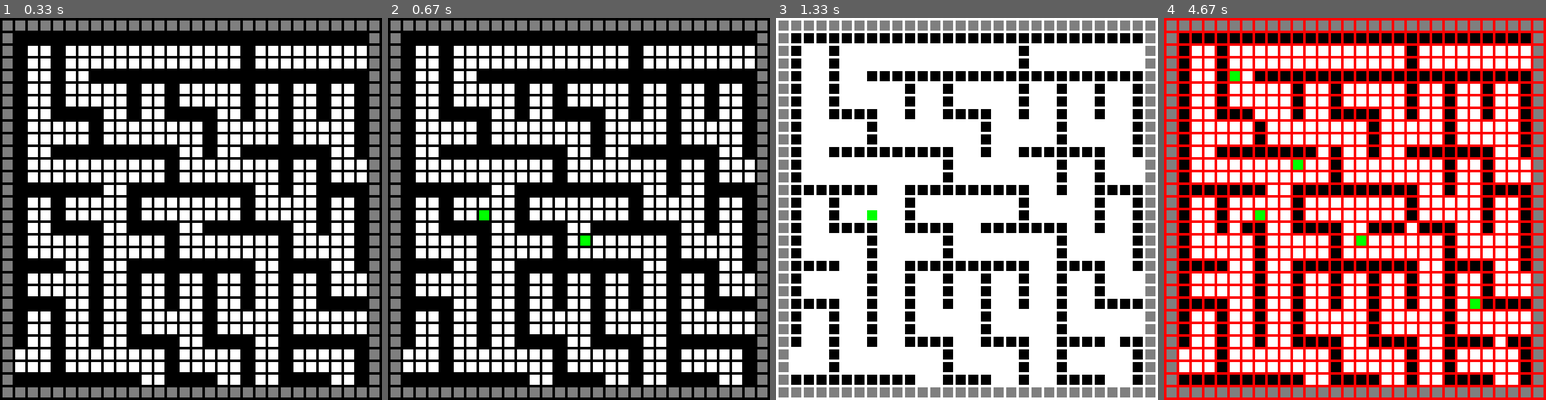
Above: before the commit, frames 1-4 (left to right).
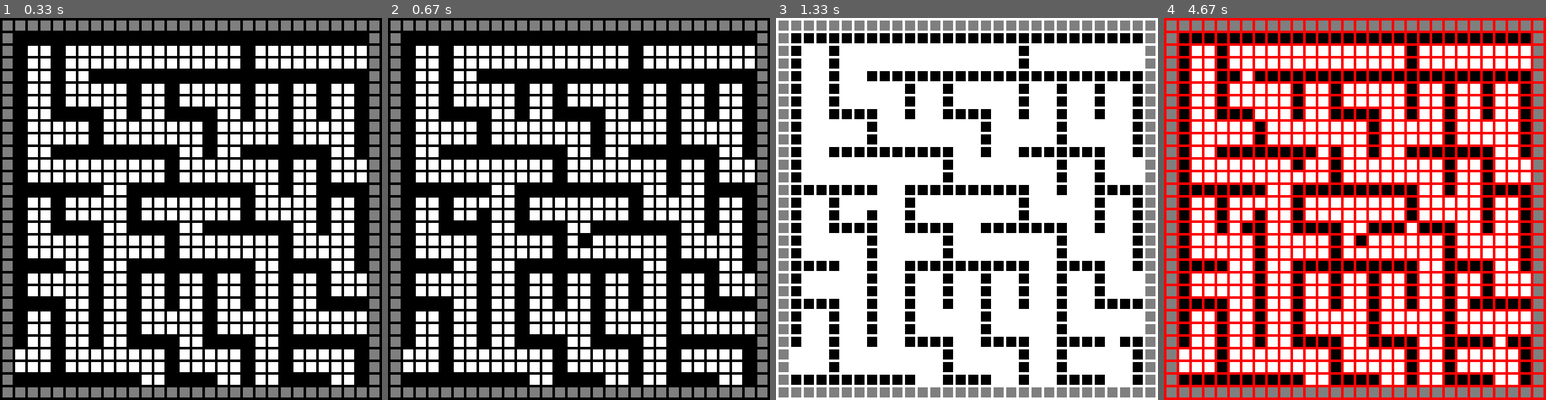
Above: after the commit, the same moments.

Repository: MaxPerk/4633-AI-Project
Game: pygame game, started from pygame_test.py
The game is run twice, just before and just after one commit, with the same random seed, the same clock (stepped at 60 frames per second) and the same inputs.
Inputs (mouse positions are in pixels of both pictures, inside the frame that each line leads up to):
- Up to frame 1 (0.33 s): no input
- Up to frame 2 (0.67 s): press the mouse at (579, 235) at 0.37 s; move the mouse to (533, 224) at 0.47 s; release the mouse at (487, 212) at 0.6 s
- Up to frame 3 (1.33 s): press the mouse at (967, 235) at 0.7 s; move the mouse to (1035, 289) at 0.8 s; release the mouse at (1108, 342) at 0.93 s; tap W at 1 s
- Up to frame 4 (4.67 s): tap K at 1.33 s; tap G at 1.67 s; tap B at 2 s; hold R 2.33-2.8 s; press the mouse at (1355, 235) at 2.87 s; move the mouse to (1297, 155) at 2.97 s; release the mouse at (1240, 79) at 3.1 s; click (1370, 193) at 3.23 s; press the mouse at (1370, 193) at 3.53 s; move the mouse to (1416, 220) at 3.63 s; release the mouse at (1458, 251) at 3.77 s; press the mouse at (1370, 193) at 3.87 s; move the mouse to (1305, 212) at 3.97 s; release the mouse at (1236, 231) at 4.1 s; press the mouse at (1370, 193) at 4.2 s; move the mouse to (1316, 151) at 4.3 s; release the mouse at (1263, 109) at 4.43 s; click (1473, 300) at 4.6 s

Frame 1 is identical in both runs. In frame 2, 0.1% of the frame differs, in the area x 23-53%, y 50-60%; in frame 3, less than 0.1%; in frame 4, 0.4%, in the area x 17-83%, y 13-77%.

Commit message:
implement iterative maze solving

Diff:
--- a/pygame_test.py
+++ b/pygame_test.py
@@ -140,7 +140,10 @@
     self.drag=False
     self.clear = False
 
-   def run(self):
+    self.solve = Solve(self.grid.matrix, self.grid.matrix.shape[0],self.grid.matrix.shape[1], (0, 0), (self.grid.matrix.shape[0]-1,self.grid.matrix.shape[1]-1))
+
+   def iterative_run(self, grid):
+        self.solve.grid = grid
         while self.running:
             for event in pygame.event.get():
 
@@ -207,11 +210,20 @@
             # fill background color
             self.screen.fill(self.background)
 
+
+            if (self.solve.path[-1][0],self.solve.path[-1][1]) != self.solve.end and not self.solve.stop:
+                if len(self.solve.path) < 1000:
+                    self.solve.adjacent_list()
+                    self.solve.select_from_frontier()
+                    self.grid.matrix = self.solve.grid
+
+
             # create grid
             for i in range(self.screen_h // (self.cell_height+self.cell_margin)):
                 for j in range(self.screen_w // (self.cell_width+self.cell_margin)):
                     y_pos = i * (self.cell_height+self.cell_margin) +self.cell_margin
                     x_pos = j * (self.cell_width+self.cell_margin) + self.cell_margin
+
 
             # Black if cell is 1 white otherwise
                     if self.grid.getIndex(i, j) == -1:
@@ -222,6 +234,99 @@
                         pygame.draw.rect(self.screen, GRAY, (x_pos,y_pos, self.cell_width, self.cell_height))
                     else:
                         pygame.draw.rect(self.screen, GREEN, (x_pos,y_pos, self.cell_width, self.cell_height))
+
+            # set fps
+            self.clock.tick(20)
+
+            # display changes
+            pygame.display.flip()
+
+        #quit game
+        pygame.quit()
+        return self.grid.matrix
+
+   def run(self):
+        while self.running:
+            for event in pygame.event.get():
+
+                # Exit window
+                if event.type == pygame.QUIT:
+                    self.running = False
+
+                # Background color keys
+                elif event.type == KEYDOWN:
+                    if event.key == K_g:
+                        self.background = GREEN
+                    elif event.key == K_b:
+                        self.background = BLUE
+                    elif event.key == K_r:
+                        self.background = RED
+                    elif event.key == K_w:
+                        self.background = WHITE
+                    elif event.key == K_k:
+                        self.background = BLACK
+
+                # Unclick stops events
+                elif event.type == MOUSEBUTTONUP:
+                    self.drag=False
+                    self.clear=False
+
+                # Erase grid colors
+                elif self.drag and self.clear:
+                    x_pos, y_pos = pygame.mouse.get_pos()
+
+                    x_pos = x_pos // (self.cell_width+self.cell_margin)
+                    y_pos = y_pos // (self.cell_height+self.cell_margin)
+
+                    # if self.grid.getIndex(y_pos, x_pos) == 1:
+                    self.grid.setIndex(y_pos, x_pos, 0)
+
+                # Color grid cells
+                elif self.drag:
+                    x_pos, y_pos = pygame.mouse.get_pos()
+
+                    x_pos = x_pos // (self.cell_width+self.cell_margin)
+                    y_pos = y_pos // (self.cell_height+self.cell_margin)
+
+                    if self.grid.getIndex(y_pos, x_pos) == 0:
+                        self.grid.setIndex(y_pos, x_pos, 1)
+
+                # Color single grid cell
+                elif event.type == MOUSEBUTTONDOWN:
+                    x_pos, y_pos = pygame.mouse.get_pos()
+
+                    x_pos = x_pos // (self.cell_width+self.cell_margin)
+                    y_pos = y_pos // (self.cell_height+self.cell_margin)
+
+                    if self.grid.getIndex(y_pos, x_pos):
+                        if self.grid.getIndex(y_pos, x_pos) == -1:
+                            pass
+                        else:
+                            self.grid.setIndex(y_pos, x_pos, 0)
+                        self.clear=True
+                    else:
+                        self.grid.setIndex(y_pos, x_pos, 1)
+
+                    self.drag = True
+
+            # fill background color
+            self.screen.fill(self.background)
+
+            # create grid
+            for i in range(self.screen_h // (self.cell_height+self.cell_margin)):
+                for j in range(self.screen_w // (self.cell_width+self.cell_margin)):
+                    y_pos = i * (self.cell_height+self.cell_margin) +self.cell_margin
+                    x_pos = j * (self.cell_width+self.cell_margin) + self.cell_margin
+
+            # Black if cell is 1 white otherwise
+                    if self.grid.getIndex(i, j) == -1:
+                        pygame.draw.rect(self.screen, BLACK, (x_pos,y_pos, self.cell_width, self.cell_height))
+                    elif self.grid.getIndex(i, j) == 0:
+                        pygame.draw.rect(self.screen, WHITE, (x_pos,y_pos, self.cell_width, self.cell_height))
+                    elif self.grid.getIndex(i, j) == -2:
+                        pygame.draw.rect(self.screen, GRAY, (x_pos,y_pos, self.cell_width, self.cell_height))
+                    else:
+                        pygame.draw.rect(self.screen, BLACK, (x_pos,y_pos, self.cell_width, self.cell_height))
 
             # set fps
             self.clock.tick(20)
@@ -289,9 +394,13 @@
 
     def select_from_frontier(self):
         self.frontier = self.frontier + self.adjacent
-        next = self.frontier[0]
+        try:
+            next = self.frontier[0]
+        except IndexError:
+            self.stop = True
+            return
+
         idx = 0
-
         if len(self.frontier) == 0:
             self.stop == True
         for i in range(len(self.frontier)):
@@ -314,17 +423,5 @@
 
     matrix = maze.run()
 
-    solve = Solve(matrix, matrix.shape[0],matrix.shape[1], (0, 0), (matrix.shape[0]-1,matrix.shape[1]-1))
-
-    while (solve.path[-1][0],solve.path[-1][1]) != solve.end and not solve.stop:
-        solve.adjacent_list()
-        solve.select_from_frontier()
-
-        if len(solve.path) > 1000:
-            break
-
-    print(len(solve.path))
-
     maze2 = Maze(255, 255)
-    maze2.grid.matrix = solve.grid
-    maze2.run()
+    maze2.iterative_run(matrix)
